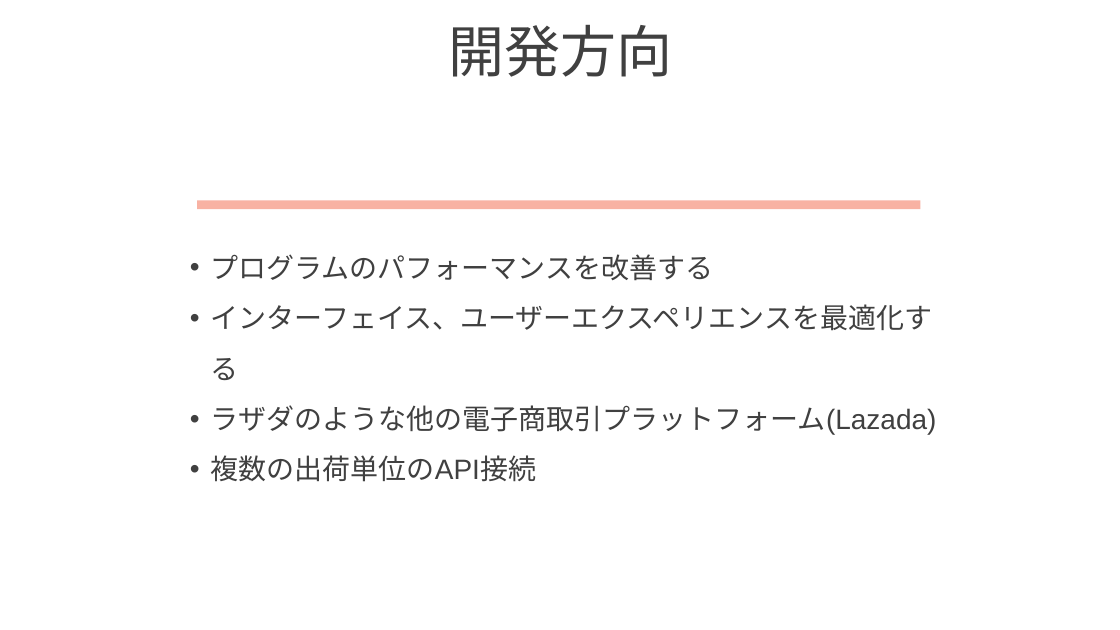
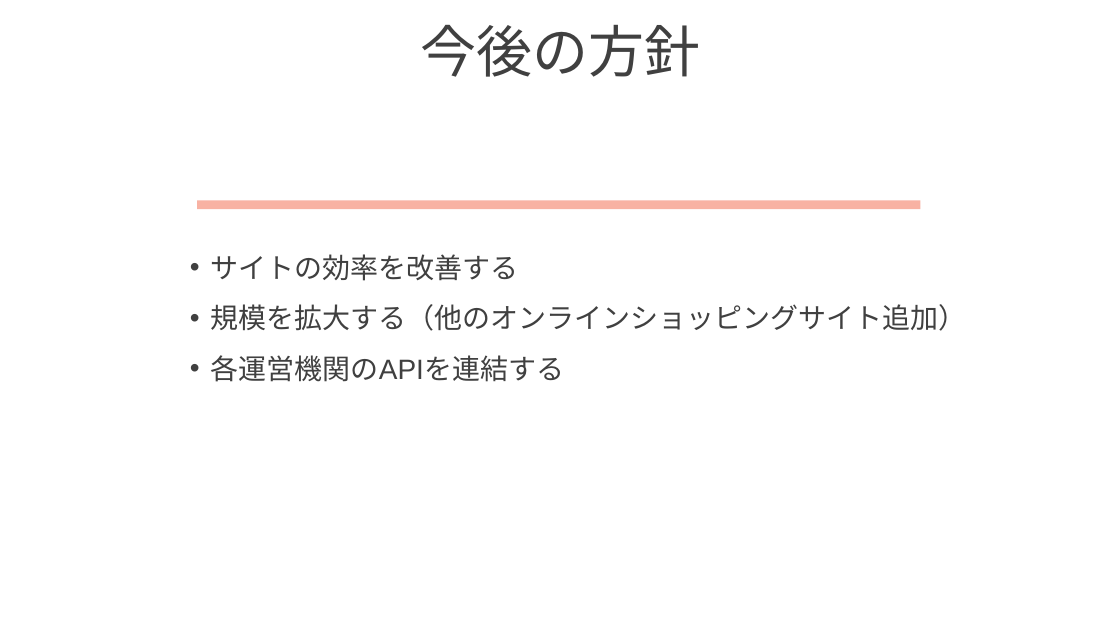
Before and after one commit to phamkhanhminhman/doan-laravel, a slide deck: slide 23 of Slide-Japanese.pptx. Drawn at 1120x630 pixels with LibreOffice and Linux fonts; fonts in the diff are those of the drawing; background and template pictures are left out. Boxes give left, top, right and bottom in pixels: in the first picture for what was removed or moved away, otherwise in the second. Text is boxed around its words. In the diff, an @@ line names an element or a change of style, - is before the commit and + after.

```diff
--- a/Slide-Japanese.pptx
+++ b/Slide-Japanese.pptx
@@ text at box(420, 25, 700, 77): text changed @@
-開発方向
+今後の方針
@@ text at box(211, 254, 967, 382): text changed @@
-• プログラムのパフォーマンスを改善する
-• インターフェイス、ユーザーエクスペリエンスを最適化する
-• ラザダのような他の電子商取引プラットフォーム(Lazada)
-• 複数の出荷単位のAPI接続
+• サイトの効率を改善する
+• 規模を拡大する（他のオンラインショッピングサイト追加）
+• 各運営機関のAPIを連結する
```
Also in this commit, not shown: 12 other slides changed, 7 slides added, 7 slides removed, 10 other files.
